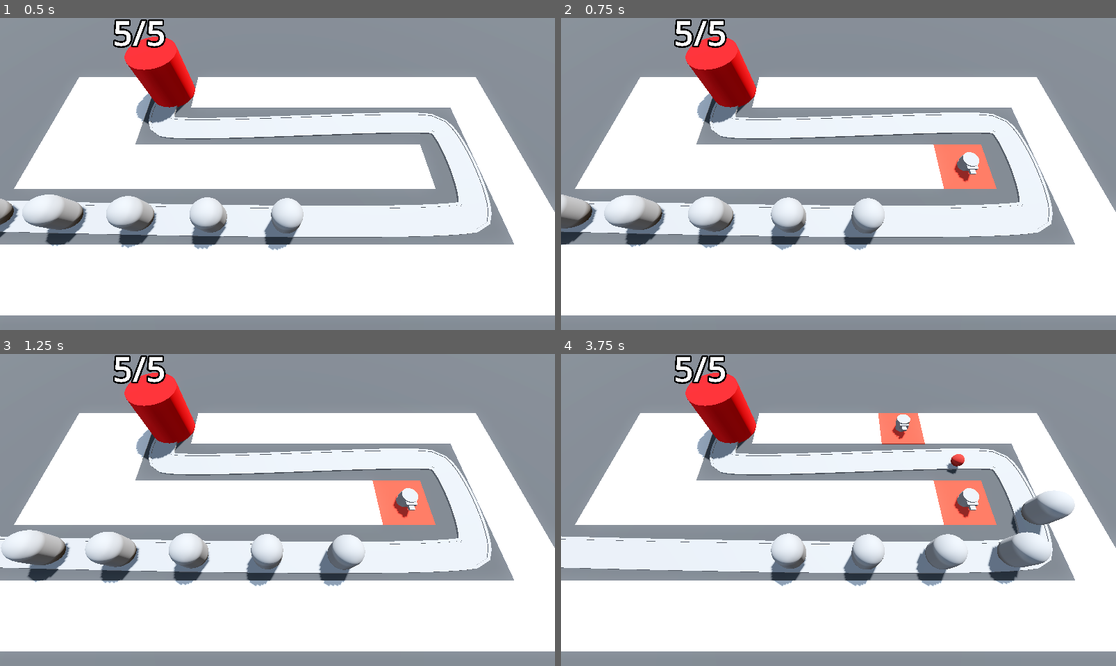
Above: before the commit, frames 1-4 (two rows, left to right).
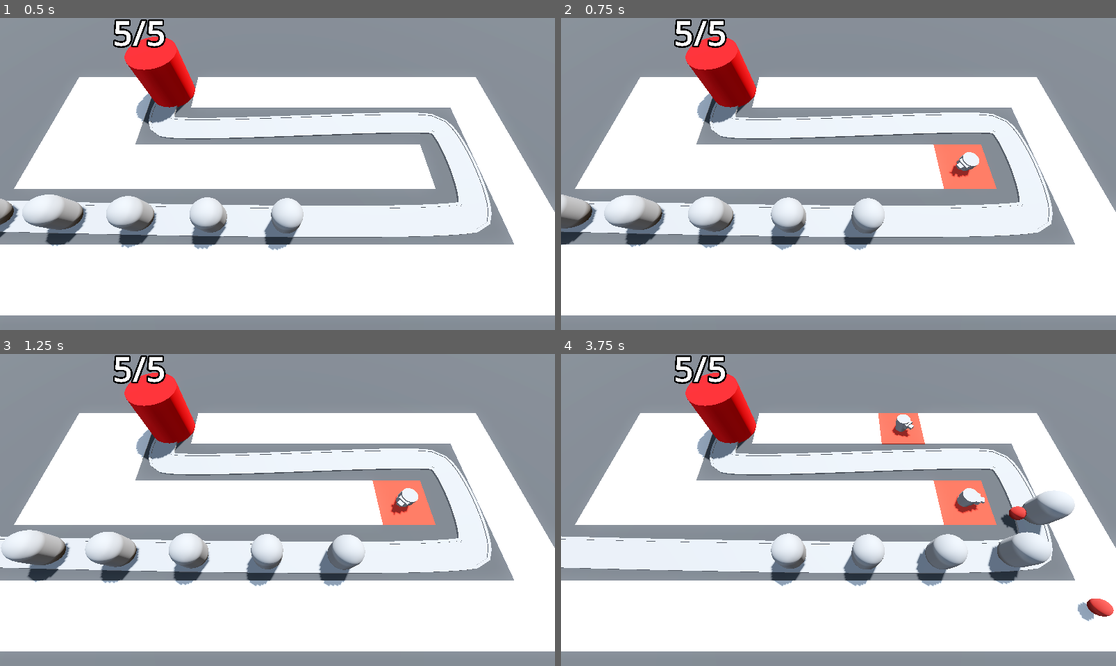
Above: after the commit, the same moments.

Repository: yubinex/barbarian-blaster
Game: Godot game, scene res://base_level.tscn
Two runs of this game, one before a commit and one after it. Both use one fixed random seed, a clock stepped at 60 frames per second and the inputs below.
Inputs (mouse positions are in pixels of both pictures, inside the frame that each line leads up to):
- Up to frame 1 (0.5 s): no input
- Up to frame 2 (0.75 s): move the mouse to (960, 158) at 0.52 s; click (960, 158) at 0.6 s
- Up to frame 3 (1.25 s): no input
- Up to frame 4 (3.75 s): move the mouse to (727, 525) at 1.27 s; click (727, 525) at 1.35 s; move the mouse to (894, 441) at 2.02 s; click (894, 441) at 2.1 s; move the mouse to (810, 572) at 2.77 s; click (810, 572) at 2.85 s; move the mouse to (1005, 556) at 3.52 s; click (1005, 556) at 3.6 s

Frame 1 is identical in both runs. In frame 2, 0.1% of the frame differs, in the area x 69-76%, y 44-53%; in frame 3, 0.1%; in frame 4, 0.8%, in the area x 60-100%, y 21-86%.

Commit message:
feat: Implement automatic turret aiming at enemies
Turrets now automatically track and fire at the most recently spawned enemy.

The TurretManager is now configured with the enemy path and passes it to each new turret. In its physics process, the Turret uses 'look_at' to aim at the last enemy on the path, ensuring projectiles are fired in the correct direction.

Additionally, class_name has been added for Enemy, Turret, and TurretManager to improve code structure and type safety.

Diff:
--- a/base_level.tscn
+++ b/base_level.tscn
@@ -124,6 +124,7 @@
 [node name="Base" parent="." instance=ExtResource("3_eesb3")]
 transform = Transform3D(1, 0, 0, 0, 1, 0, 0, 0, 1, -10, 0, -6)
 
-[node name="TurretManager" type="Node3D" parent="."]
+[node name="TurretManager" type="Node3D" parent="." node_paths=PackedStringArray("enemy_path")]
 script = ExtResource("5_ftfrf")
 turret = ExtResource("6_u2wky")
+enemy_path = NodePath("../Path3D")
--- a/enemy/enemy.gd
+++ b/enemy/enemy.gd
@@ -1,3 +1,4 @@
+class_name Enemy
 extends PathFollow3D
 
 
--- a/ray_picker_camera/ray_picker_camera.gd
+++ b/ray_picker_camera/ray_picker_camera.gd
@@ -3,7 +3,7 @@
 
 @export var raycast_distance: float = 100.0
 @export var grid_map: GridMap
-@export var turret_manager: Turret
+@export var turret_manager: TurretManager
 
 @onready var ray_cast_3d: RayCast3D = $RayCast3D
 
--- a/turret/turret.gd
+++ b/turret/turret.gd
@@ -1,12 +1,21 @@
+class_name Turret
 extends Node3D
 
 
 @export var projectile: PackedScene
 
+var enemy_path: Path3D
+
 @onready var turret_top: MeshInstance3D = $TurretBase/TurretTop
+
+
+func _physics_process(_delta: float) -> void:
+	var enemy := enemy_path.get_children().back() as Enemy
+	look_at(enemy.global_position, Vector3.UP, true)
 
 
 func _on_timer_timeout() -> void:
 	var shot: Projectile = projectile.instantiate()
 	add_child(shot)
 	shot.global_position = turret_top.global_position
+	shot.direction = global_transform.basis.z
--- a/turret_manager.gd
+++ b/turret_manager.gd
@@ -1,11 +1,13 @@
-class_name Turret
+class_name TurretManager
 extends Node3D
 
 
 @export var turret: PackedScene
+@export var enemy_path: Path3D
 
 
 func build_turret(turret_position: Vector3) -> void:
-	var new_turret: Node3D = turret.instantiate()
+	var new_turret := turret.instantiate() as Turret
 	add_child(new_turret)
 	new_turret.global_position = turret_position
+	new_turret.enemy_path = enemy_path
